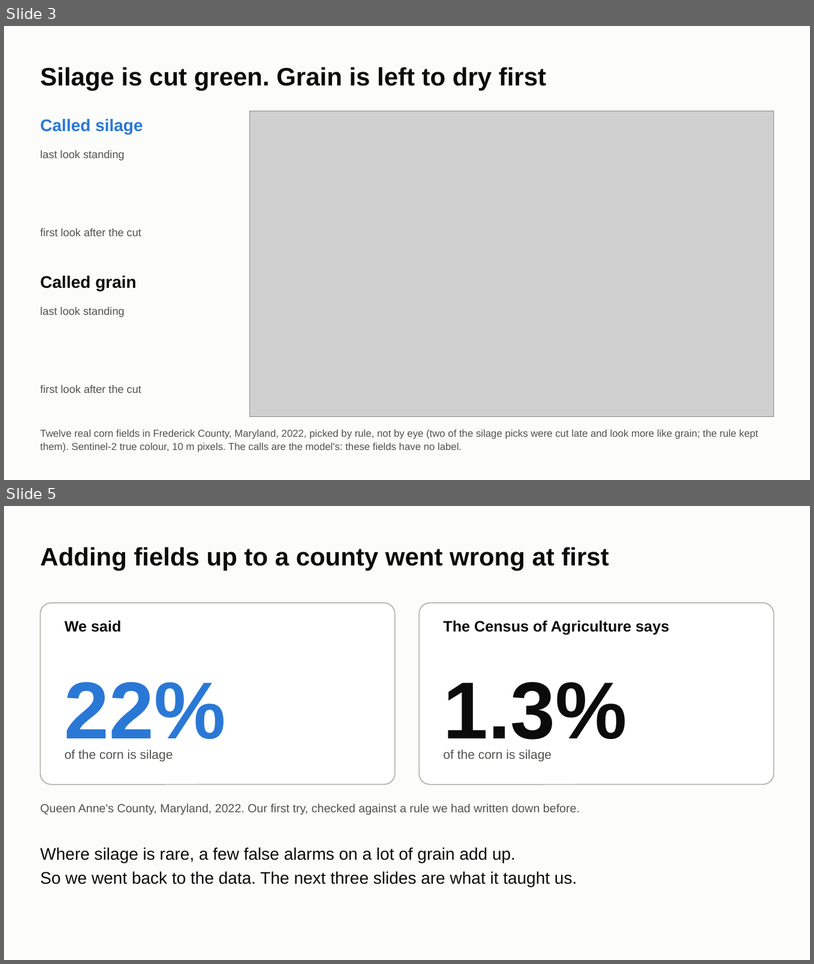
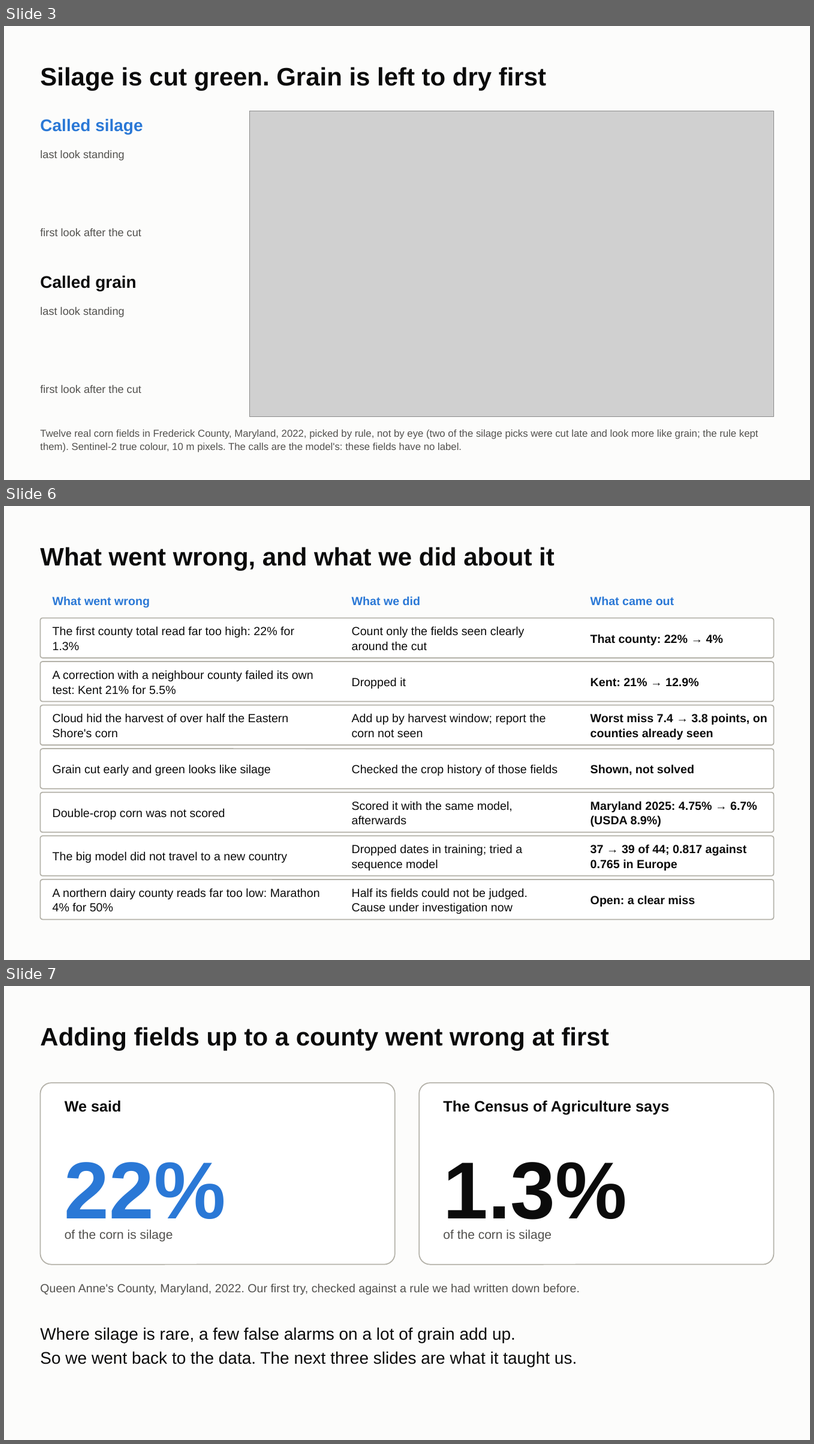
Before and after one commit to ChenSiyun1234/FieldVision, a slide deck: handoff/presentation/FieldVision_model_story.pptx. Shown one above the other, each under a label of ours: slides 3 and 5 before the commit, slides 3, 6 and 7 after it; the slides between them are not shown. The pictures are 814x964 and 814x1444 pixels, drawn with LibreOffice and Linux fonts; fonts in the diff are those of the drawing; grey boxes stand for pictures. Boxes give left, top, right and bottom in pixels: in the first picture for what was removed or moved away, otherwise in the second. Text is boxed around its words. In the diff, an @@ line names an element or a change of style, - is before the commit and + after.

Commit message:
Deck: twelve slides with every county and state result, the tuning as one table and the team's system; hand-over page with Wisconsin 2023

```diff
--- a/handoff/presentation/FieldVision_model_story.pptx
+++ b/handoff/presentation/FieldVision_model_story.pptx
@@ slide 6 added at (4, 506, 810, 960), background #FCFCFB @@
@@ title added at (40, 547, 555, 570), 30 pt, text #0B0B0B, bold @@
+What went wrong, and what we did about it
@@ text added at (53, 596, 150, 607), 14 pt, text #2A78D6, bold @@
+What went wrong
@@ text added at (352, 596, 420, 605), 14 pt, text #2A78D6, bold @@
+What we did
@@ text added at (591, 596, 674, 605), 14 pt, text #2A78D6, bold @@
+What came out
@@ rounded rectangle added at (40, 618, 774, 658), fill #FFFFFF, outline #B4B2A9 1.25 pt @@
@@ text added at (53, 626, 294, 651), 14 pt, text #0B0B0B @@
+The first county total read far too high: 22% for 1.3%
@@ text added at (352, 626, 525, 651), 14 pt, text #0B0B0B @@
+Count only the fields seen clearly around the cut
@@ text added at (591, 634, 723, 645), 14 pt, text #0B0B0B, bold @@
+That county: 22% → 4%
@@ rounded rectangle added at (40, 661, 774, 702), fill #FFFFFF, outline #B4B2A9 1.25 pt @@
@@ text added at (53, 670, 314, 694), 14 pt, text #0B0B0B @@
+A correction with a neighbour county failed its own test: Kent 21% for 5.5%
@@ text added at (352, 677, 406, 688), 14 pt, text #0B0B0B @@
+Dropped it
@@ text added at (591, 678, 699, 687), 14 pt, text #0B0B0B, bold @@
+Kent: 21% → 12.9%
@@ rounded rectangle added at (40, 705, 774, 745), fill #FFFFFF, outline #B4B2A9 1.25 pt @@
@@ text added at (53, 713, 289, 738), 14 pt, text #0B0B0B @@
+Cloud hid the harvest of over half the Eastern Shore's corn
@@ text added at (352, 713, 546, 738), 14 pt, text #0B0B0B @@
+Add up by harvest window; report the corn not seen
@@ text added at (591, 713, 768, 739), 14 pt, text #0B0B0B, bold @@
+Worst miss 7.4 → 3.8 points, on counties already seen
@@ rounded rectangle added at (40, 748, 774, 789), fill #FFFFFF, outline #B4B2A9 1.25 pt @@
@@ text added at (53, 764, 271, 775), 14 pt, text #0B0B0B @@
+Grain cut early and green looks like silage
@@ text added at (352, 764, 558, 775), 14 pt, text #0B0B0B @@
+Checked the crop history of those fields
@@ text added at (591, 764, 695, 775), 14 pt, text #0B0B0B, bold @@
+Shown, not solved
@@ rounded rectangle added at (40, 792, 774, 832), fill #FFFFFF, outline #B4B2A9 1.25 pt @@
@@ text added at (53, 808, 225, 819), 14 pt, text #0B0B0B @@
+Double-crop corn was not scored
@@ text added at (352, 801, 513, 825), 14 pt, text #0B0B0B @@
+Scored it with the same model, afterwards
@@ text added at (591, 801, 758, 826), 14 pt, text #0B0B0B, bold @@
+Maryland 2025: 4.75% → 6.7% (USDA 8.9%)
@@ rounded rectangle added at (40, 835, 774, 876), fill #FFFFFF, outline #B4B2A9 1.25 pt @@
@@ text added at (352, 844, 522, 870), 14 pt, text #0B0B0B @@
+Dropped dates in training; tried a sequence model
@@ text added at (591, 844, 747, 870), 14 pt, text #0B0B0B, bold @@
+37 → 39 of 44; 0.817 against 0.765 in Europe
@@ text added at (53, 851, 287, 862), 14 pt, text #0B0B0B @@
+The big model did not travel to a new country
@@ rounded rectangle added at (40, 879, 774, 919), fill #FFFFFF, outline #B4B2A9 1.25 pt @@
@@ text added at (53, 888, 320, 912), 14 pt, text #0B0B0B @@
+A northern dairy county reads far too low: Marathon 4% for 50%
@@ text added at (352, 888, 528, 913), 14 pt, text #0B0B0B @@
+Half its fields could not be judged. Cause under investigation now
@@ text added at (591, 895, 695, 906), 14 pt, text #0B0B0B, bold @@
+Open: a clear miss
@@ what was slide 5 is now slide 7 @@
```
Also in this commit, not shown: 3 slides changed, 2 other slides added, 1 slide removed, 2 other files.
